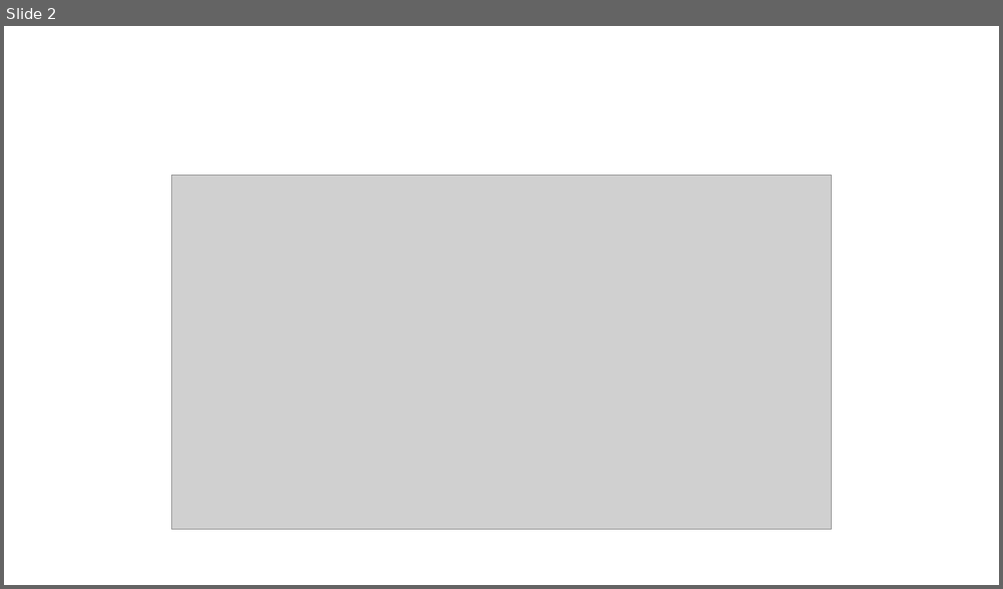
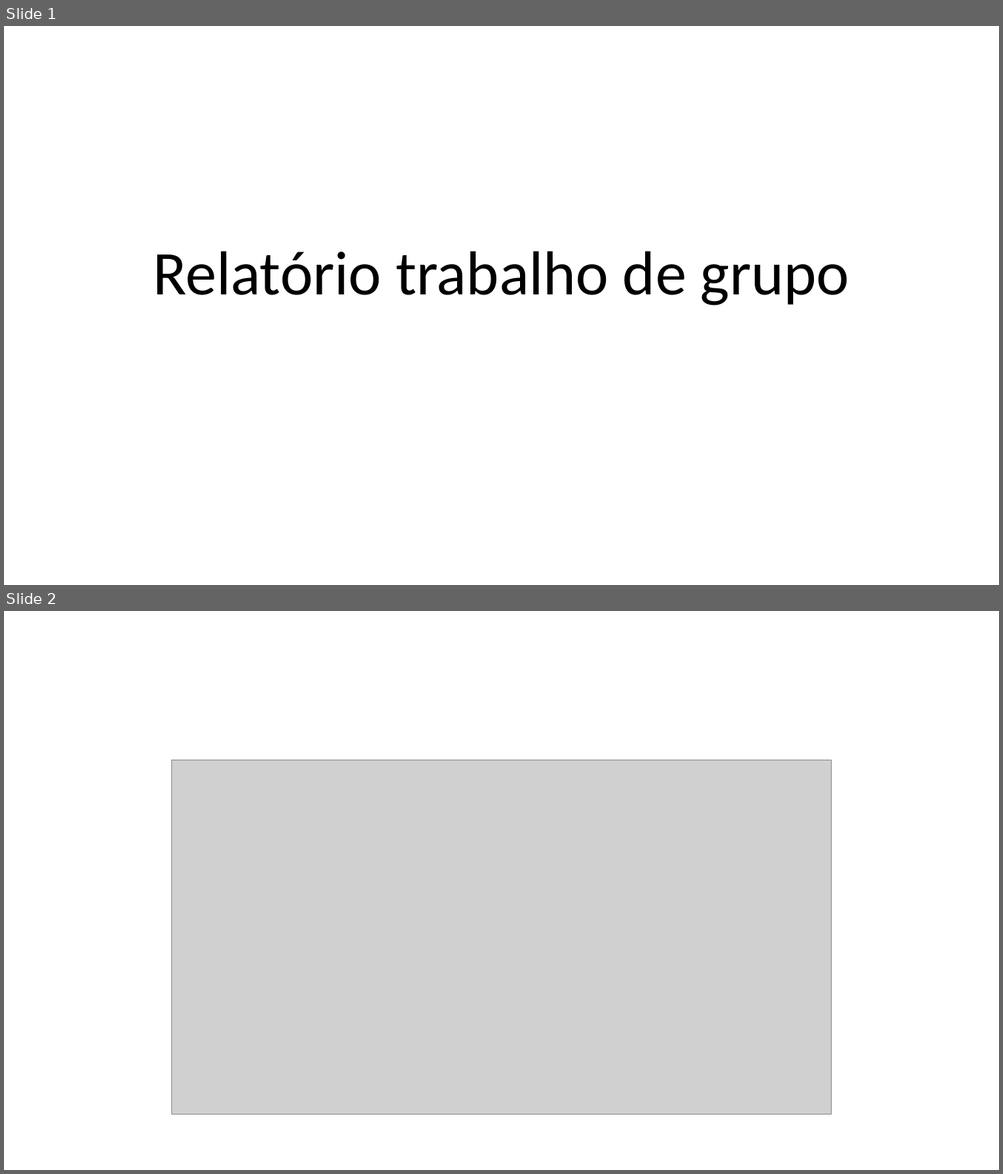
Before and after one commit to fmarquescc/G2-UFCD10789, a slide deck: g2-ufcd10789.pptx. Shown one above the other, each under a label of ours: slide 2 before the commit, slides 1 and 2 after it. The pictures are 1003x589 and 1003x1174 pixels, drawn with LibreOffice and Linux fonts; fonts in the diff are those of the drawing; grey boxes stand for pictures. Boxes give left, top, right and bottom in pixels: in the first picture for what was removed or moved away, otherwise in the second. Text is boxed around its words. In the diff, an @@ line names an element or a change of style, - is before the commit and + after.

```diff
--- a/g2-ufcd10789.pptx
+++ b/g2-ufcd10789.pptx
@@ slide 1 added at <box>4,26,999,585</box>, background #FFFFFF @@
@@ title added at <box>153,251,849,306</box>, 60 pt, text #000000 @@
+Relatório trabalho de grupo
```
Also in this commit, not shown: 1 slide removed.
